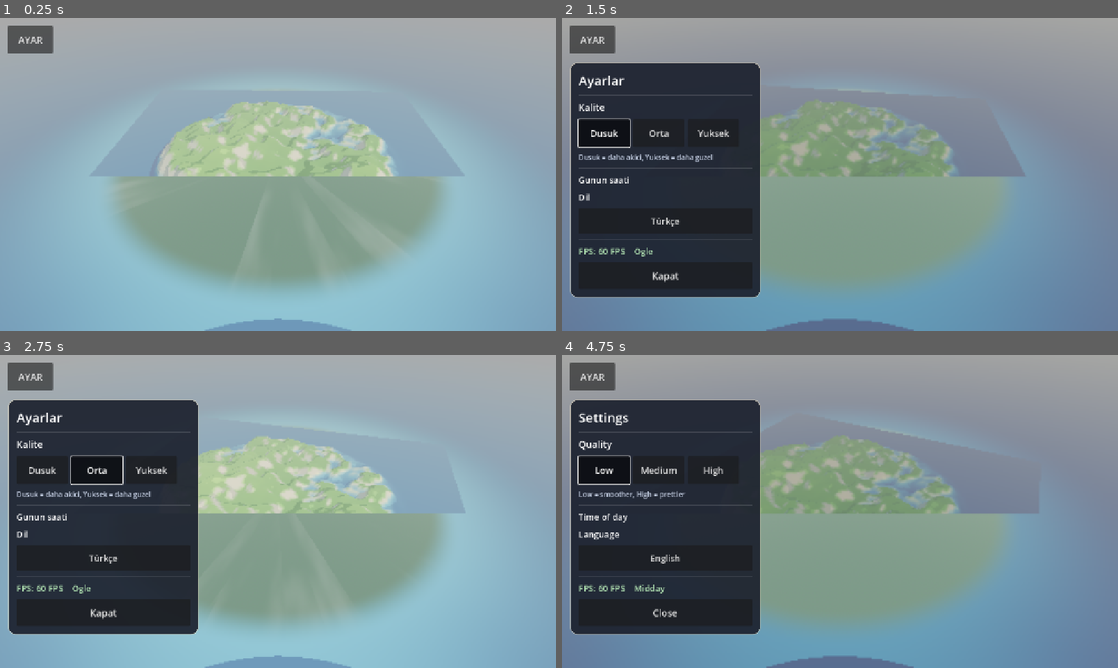
Above: before the commit, frames 1-4 (two rows, left to right).
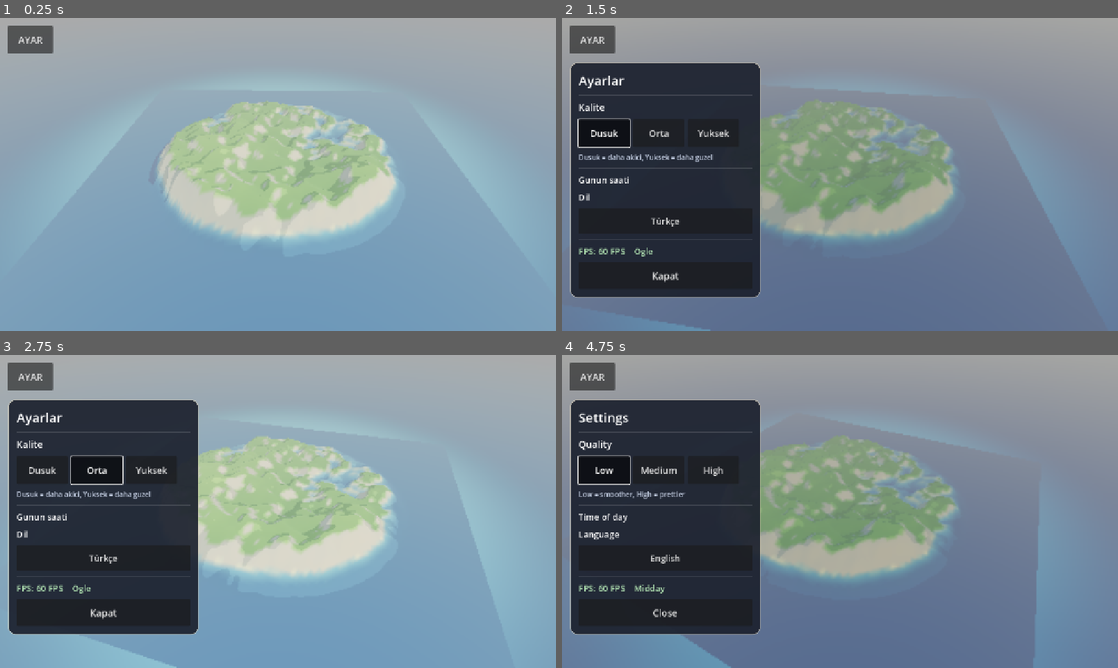
Above: after the commit, the same moments.

Repository: eraslan19j/game
Game: Godot game, scene res://scenes/world/world.tscn
The game is run twice, just before and just after one commit, with the same random seed, the same clock (stepped at 60 frames per second) and the same inputs.
Inputs:
- Up to frame 1 (0.25 s): no input
- Up to frame 2 (1.5 s): click "AYAR" at 0.5 s; click "Dusuk" at 1.25 s
- Up to frame 3 (2.75 s): click "Orta" at 2 s
- Up to frame 4 (4.75 s): click "Yuksek" at 2.75 s; click "Türkçe" at 3.5 s; click "Low" at 4.25 s

The runs differ from the first frame. In frame 1, 31% of the frame differs, in the area x 13-87%, y 50-100%; in frame 2, 24%; in frame 3, 23%; in frame 4, 24%.

Commit message:
Nihai: kirpma kaldirildi, su ada cevresinde 60-76 m gecisle opak (en temiz gorunum)
Co-authored-by: arena-agent <297053741+arena-agent@users.noreply.github.com>

Diff:
--- a/scenes/world/world.tscn
+++ b/scenes/world/world.tscn
@@ -53,8 +53,6 @@
 shader_parameter/rim_strength = 0.2
 shader_parameter/roughness_value = 0.95
 shader_parameter/brightness = 0.92
-shader_parameter/island_mask_radius = 99.5
-shader_parameter/sea_level = 0.0
 
 [sub_resource type="ShaderMaterial" id="ShaderMaterial_clouds"]
 shader = ExtResource("6_clouds")
--- a/shaders/toon.gdshader
+++ b/shaders/toon.gdshader
@@ -11,16 +11,8 @@
 uniform float roughness_value = 0.95;
 uniform float brightness = 1.0;
 // Arazi icin: ada disindaki (uzak + su alti) kisimlari kirp.
-uniform float island_mask_radius = 0.0;
-uniform float sea_level = 0.0;
 
 void fragment() {
-	// Ada disindaki duz arazi tabanini kirp (kare izi kalmasin).
-	if (island_mask_radius > 0.5) {
-		if (length(VERTEX.xz) > island_mask_radius && VERTEX.y < -1.0) {
-			discard;
-		}
-	}
 	vec3 base = albedo.rgb;
 	if (use_vertex_color) {
 		base *= COLOR.rgb;
--- a/shaders/water.gdshader
+++ b/shaders/water.gdshader
@@ -62,7 +62,6 @@
 	// Kiyida daha saydam, acik denizde neredeyse opak.
 	// Sadece adanin uzerinde saydam (arazi gorunur). Ada disinda TAM opak:
 	// boylece arazinin 200x200 m kare tabani suyun altindan gorunmez.
-	float alpha = smoothstep(78.0, 92.0, island_dist);
-	alpha = max(alpha, step(92.0, island_dist));
+	float alpha = smoothstep(60.0, 76.0, island_dist);
 	ALPHA = clamp(alpha, 0.0, 1.0);
 }
Binary file changed: ci_screenshot_preview.png
